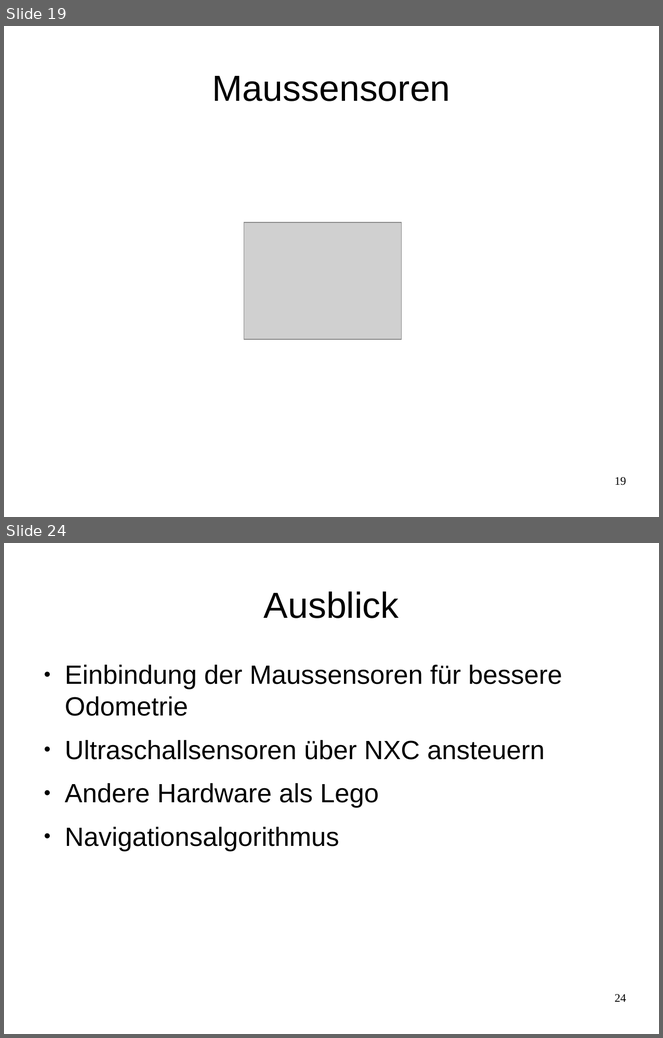
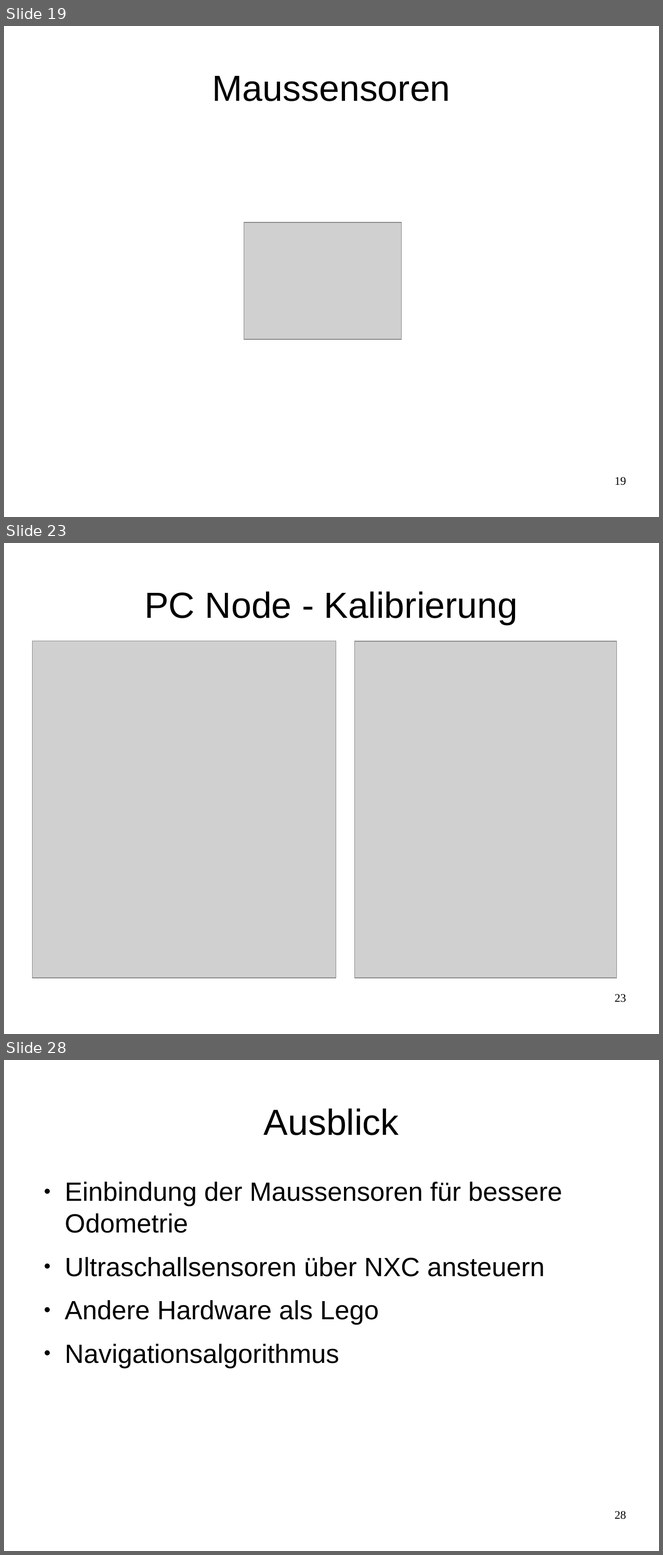
Before and after one commit to Smart-Minotaur/nxt_minotaur, a slide deck: doc/Präsentation.odp. Shown one above the other, each under a label of ours: slides 19 and 24 before the commit, slides 19, 23 and 28 after it; the slides between them are not shown. The pictures are 663x1038 and 663x1555 pixels, drawn with LibreOffice and Linux fonts; fonts in the diff are those of the drawing; grey boxes stand for pictures. Boxes give left, top, right and bottom in pixels: in the first picture for what was removed or moved away, otherwise in the second. Text is boxed around its words. In the diff, an @@ line names an element or a change of style, - is before the commit and + after.

```diff
--- a/doc/Präsentation.odp
+++ b/doc/Präsentation.odp
@@ slide 23 added at [4, 543, 659, 1034], background #FFFFFF @@
@@ title added at [144, 591, 518, 625], 44 pt, text #000000 @@
+PC Node - Kalibrierung
@@ picture added at [33, 641, 336, 979] @@
@@ picture added at [356, 641, 618, 978] @@
@@ page number added at [615, 994, 626, 1003], 14 pt, text #000000 @@
+23
@@ what was slide 24 is now slide 28 @@
@@ page number at [615, 1511, 626, 1520]: text changed @@
-24
+28
```
Also in this commit, not shown: 1 slide changed, 6 other slides added, 3 slides removed, 1 other file.
